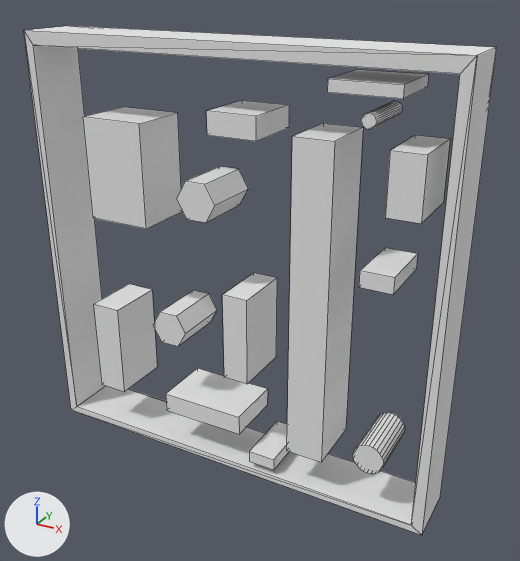
An edit to the OBJ model Models/FIRMEnvExp2.obj, drawn before and after from the same camera.
The view is the same before and after, from a camera (50 mm lens) standing at (26.3, -29.0, 23.3) and looking at (11.1, -1.2, 9.4). Lighting does not change. The marker at lower left points along +X, +Y and +Z. Mesh edges are drawn as thin lines. Where no turn or scale is listed for an object, it has been applied to the vertices.

Names of what the first picture shows: 'FIRMEnvExp2'.
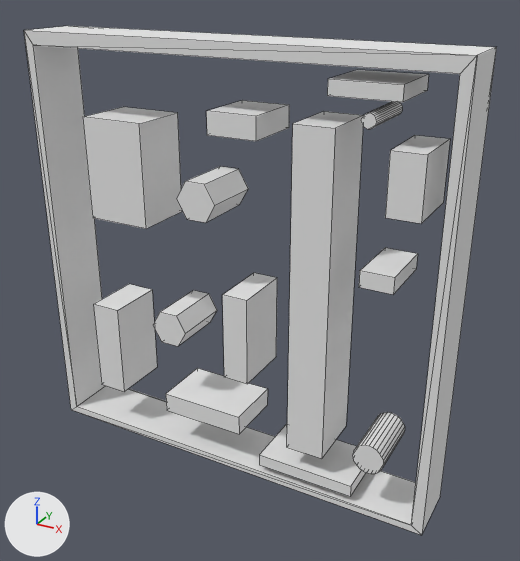
Commit message: A minor change to env

Location of each change, [x1, y1, x2, y2] in pixels of the pictures (520 x 561 px; the box of a moved part takes in the faces that stretch with it):
part 1 of me_firmenvexp2, moved or reshaped: before [249, 421, 289, 470]; after [259, 424, 366, 497]
part 2 of me_firmenvexp2, moved or reshaped: before [287, 123, 363, 462]; after [287, 111, 364, 459]
part 3 of me_firmenvexp2, moved or reshaped: before [328, 75, 429, 99]; after [327, 75, 429, 103]

What changed in the scene script:
```text
Change me_firmenvexp2:
    where me_firmenvexp2.from_pydata(...)  # 216 vertices, 152 faces; spans x -0.5..20.5, y -3.1..0.0, z -0.5..20.5
    used by ob_firmenvexp2; location = (0.0, 0.0, 0.0)
    before: 60 (18.0, 0.0, 18.8) at pixel (427, 87), 61 (15.0, 0.0, 18.8), 62 (18.0, -3.0, 18.8) at pixel (403, 98), 63 (15.0, -3.0, 18.8) at pixel (327, 92)
    me_firmenvexp2 part 1: the loose piece of 8 vertices spanning x 11.5..12.9, y -3.0..0.0, z 0.2..0.8 is scaled about its middle by (3.51, 1, 1), then moved by (2.3, 0.0, 0.0)
    me_firmenvexp2 part 2: the loose piece of 8 vertices spanning x 13.6..15.4, y -3.1..-0.1, z 1.6..17.0 is scaled about its middle by (1, 1, 1.02), then moved by (0.0, 0.0, 0.4)
    me_firmenvexp2 part 3
    add for i in [*range(60, 64)]: me_firmenvexp2.vertices[i].co += Vector((0.0, 0.0, -0.1))
```
